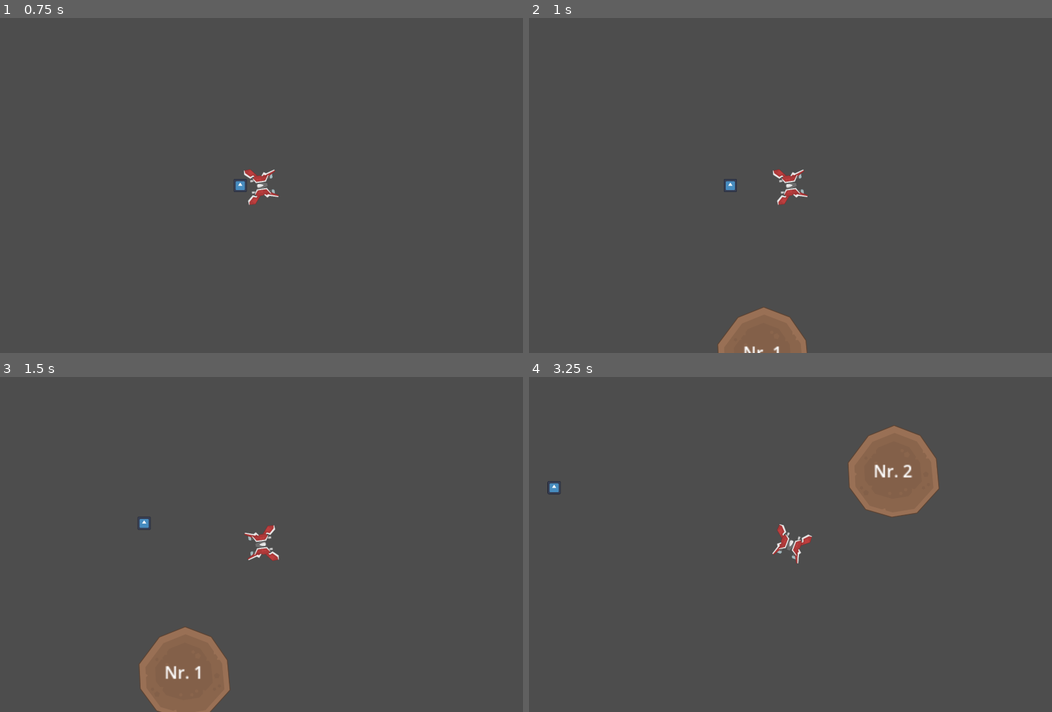
Above: before the commit, frames 1-4 (two rows, left to right).
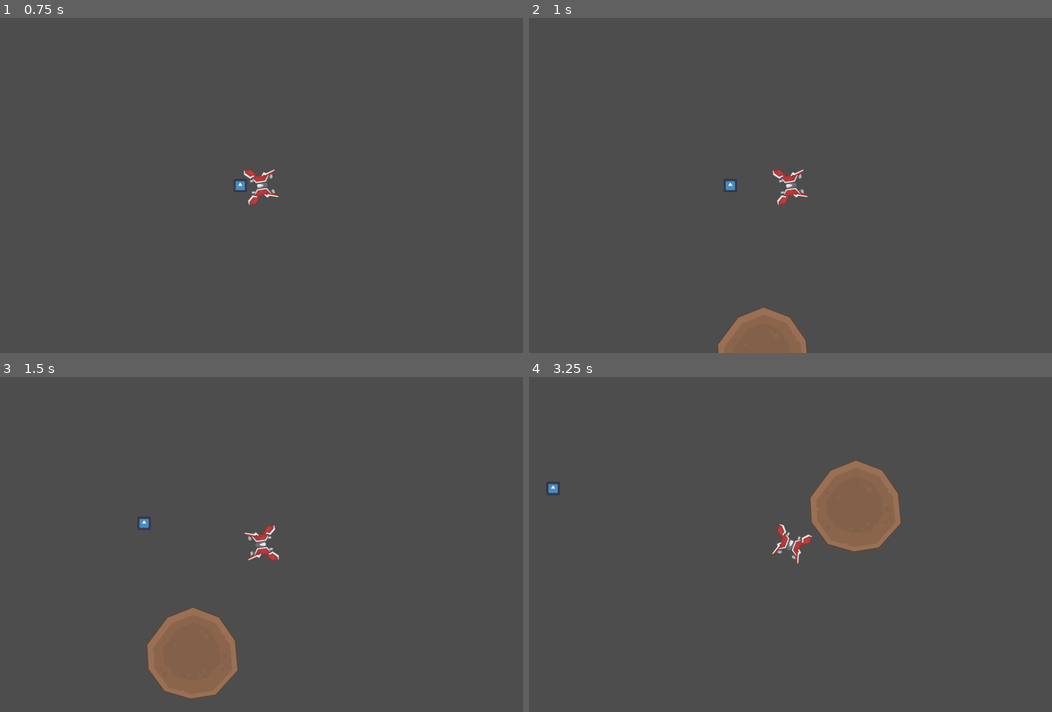
Above: after the commit, the same moments.

Repository: oskogstad/Pentasteroids2
Game: Godot game, scene res://main.tscn
The game is run twice, just before and just after one commit, with the same random seed, the same clock (stepped at 60 frames per second) and the same inputs. The engine's default icon, where the game draws it, is replaced by a stand-in: a white triangle on a blue panel in a dark square.
Inputs (mouse positions are in pixels of both pictures, inside the frame that each line leads up to):
- Up to frame 1 (0.75 s): move the mouse to (376, 168) at 0.52 s; hold D (move_right) from 0.53 s (still down)
- Up to frame 2 (1 s): keep holding D (move_right)
- Up to frame 3 (1.5 s): move the mouse to (156, 561) at 1.27 s; release D (move_right) at 1.28 s; hold S (move_backward) from 1.28 s (still down)
- Up to frame 4 (3.25 s): move the mouse to (842, 470) at 2.02 s; release S (move_backward) at 2.03 s; hold D (move_right) 2.03-2.78 s; move the mouse to (764, 611) at 2.77 s; hold W (move_forward) from 2.78 s (still down)

Frame 1 is identical in both runs. In frame 2, less than 0.1% of the frame differs, in the area x 41-48%, y 97-100%; in frame 3, 2.2%; in frame 4, 5.0%, in the area x 3-79%, y 14-53%.

Commit message:
checkpoint

Diff:
--- a/MeteorSpawner.gd
+++ b/MeteorSpawner.gd
@@ -5,13 +5,12 @@
 	var Meteor = load("res://meteor.tscn")
 	var instance = Meteor.instantiate()
 	instance.name = "%d - Meteor" % meteor_number
-	instance.set_label("Nr. %d" % meteor_number)
 	var vPort = get_parent().get_viewport()
-	instance.test(vPort)
+	instance.setup(vPort)
 	add_child(instance)
 	meteor_number += 1
 
 #func _physics_process(delta):
 func _on_timeout():
 	spawn_meteor()
-	wait_time = randi_range(4, 6)
+	wait_time = randi_range(2, 4)
--- a/meteor.tscn
+++ b/meteor.tscn
@@ -12,14 +12,4 @@
 [node name="CollisionPolygon2D" type="CollisionPolygon2D" parent="."]
 polygon = PackedVector2Array(19, -220.8, 19, -219.4, 124, -180.4, 124, -179.2, 135, -173.2, 135, -170.5, 211, -61.6, 21 …(214 unchanged characters)…
 
-[node name="NumberLabel" type="Label" parent="."]
-offset_left = -251.0
-offset_top = -186.0
-offset_right = -151.0
-offset_bottom = -112.0
-scale = Vector2(5, 5)
-text = "Test"
-horizontal_alignment = 1
-vertical_alignment = 1
-
 [connection signal="body_entered" from="." to="." method="_on_body_entered"]
--- a/scripts/meteor.gd
+++ b/scripts/meteor.gd
@@ -1,8 +1,10 @@
 extends RigidBody2D
 
-var MAX_SPEED: int = 200
+var MAX_SPEED: int = 400
 var spinDegrees = randf_range(-2, 2)
+
 var exploding = false;
+
 enum StartingEdge { Top, Bottom, Left, Right }
 
 func set_random_position(vPort: Viewport):
@@ -28,10 +30,7 @@
 func get_random_axis_position(camPos: int, vPortSize: int):
 	return randi_range(camPos - vPortSize/2, camPos + vPortSize/2)
 
-func set_label(text):
-	$NumberLabel.text = text
-
-func test(vPort: Viewport):
+func setup(vPort: Viewport):
 	var textureNumber = randi_range(1, 1)
 	var texturePathTemplate = "res://sprites/meteor_%d.png"
 	var texturePath = texturePathTemplate % textureNumber
@@ -58,4 +57,3 @@
 		exploding = true
 		var parent = get_parent()
 		parent.remove_child(self)
-		queue_free()
